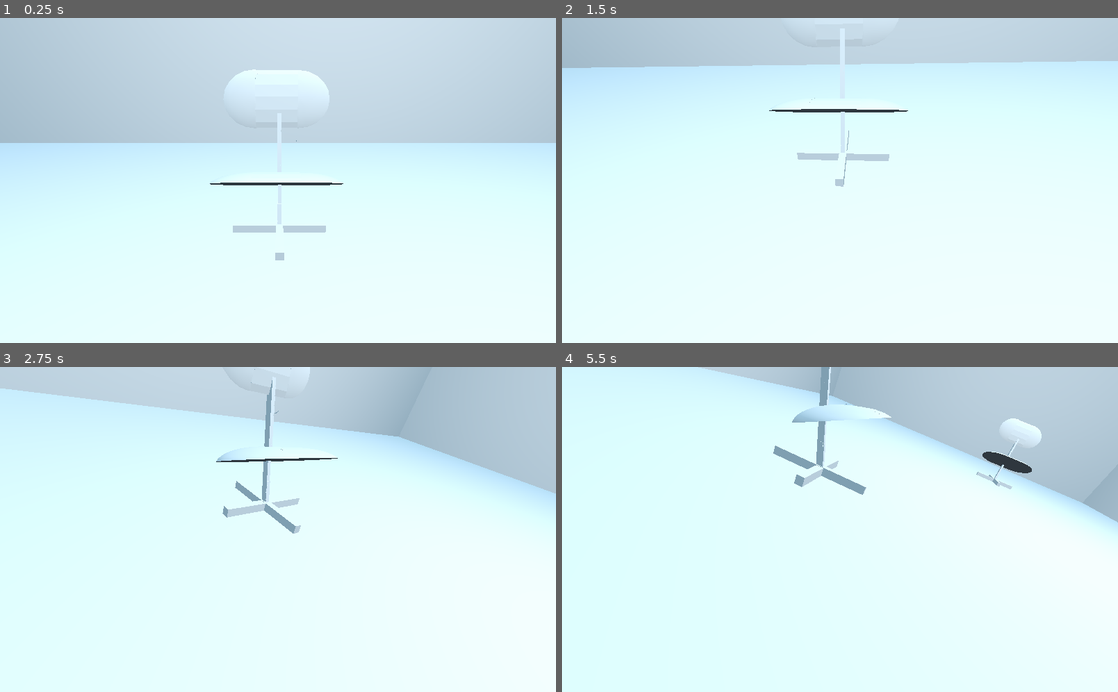
Above: before the commit, frames 1-4 (two rows, left to right).
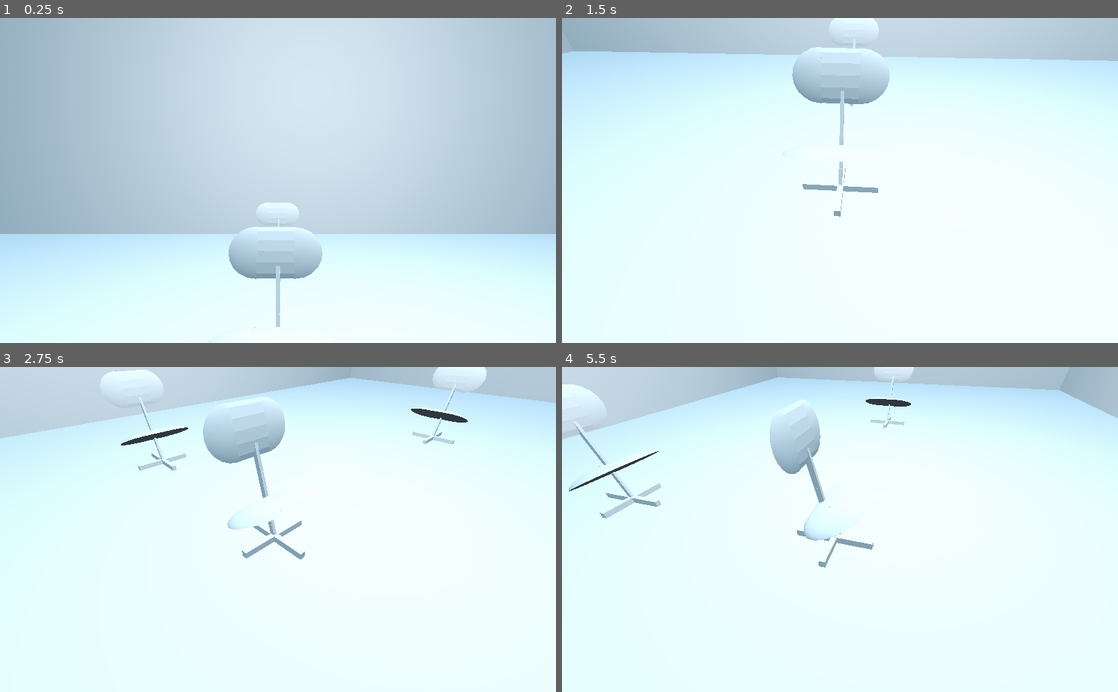
Above: after the commit, the same moments.

Repository: LCinder/EV
Game: Godot game, scene res://Scene1.tscn
Two runs of this game, one before a commit and one after it. Both use one fixed random seed, a clock stepped at 60 frames per second and the inputs below.
Inputs:
- Up to frame 1 (0.25 s): no input
- Up to frame 2 (1.5 s): tap Enter at 0.5 s; hold Down (Down Camera) 0.53-1.28 s; tap Left (Left Camera) at 1.35 s
- Up to frame 3 (2.75 s): tap Space at 2 s; hold Right (Right Camera) from 2.03 s (still down)
- Up to frame 4 (5.5 s): release Right (Right Camera) at 2.78 s; tap Up (Up Camera) at 2.85 s; tap Enter at 3.5, 5 s; hold Down (Down Camera) 3.53-4.28 s; tap Space at 4.25 s; tap Left (Left Camera) at 4.35 s; hold Right (Right Camera) from 5.03 s (still down)

The runs differ from the first frame. In frame 1, 32% of the frame differs, in the area x 0-100%, y 0-100%; in frame 2, 5.4%; in frame 3, 21%; in frame 4, 20%.

Commit message:
Practica 1 casi terminada

Diff:
--- a/Practicas/Practica 1/CameraOrbital.tscn
+++ b/Practicas/Practica 1/CameraOrbital.tscn
@@ -6,10 +6,10 @@
 [node name="Spatial" type="Spatial"]
 
 [node name="Spatial" type="Spatial" parent="."]
-transform = Transform( 1, 0, 0, 0, 1, 0, 0, 0, 1, 0, 0, 0 )
 script = ExtResource( 3 )
 
 [node name="Camera2" type="Camera" parent="Spatial"]
 transform = Transform( 1, 0, 0, 0, 1, 0, 0, 0, 1, 0, 0, 5 )
+current = true
 fov = 64.9678
 script = ExtResource( 1 )
--- a/Practicas/Practica 1/Castillo.tscn
+++ b/Practicas/Practica 1/Castillo.tscn
@@ -1,34 +1,70 @@
-[gd_scene format=2]
+[gd_scene load_steps=2 format=2]
+
+[ext_resource path="res://Entrada2.tscn" type="PackedScene" id=1]
 
 [node name="Castillo" type="CSGBox"]
-transform = Transform( 4.99554, 0, 0, 0, 4.35812, 0, 0, 0, 5.00339, -0.260685, 2.92548, -0.205818 )
+transform = Transform( 5, 0, 0, 0, 4.358, 0, 0, 0, 5.003, -0.260685, 5.18348, -0.205818 )
 width = 4.1124
-height = 1.34041
+height = 2.34265
 depth = 4.10064
 
 [node name="CSGBox" type="CSGBox" parent="."]
-transform = Transform( 1, 0, 0, 0, 1, 0, 0, 0, 1, 0, 0, 0 )
+transform = Transform( 1, 0, 0, 0, 1, 0, 0, 0, 1, 0, 0.0460079, 0 )
 operation = 2
 width = 3.92001
-height = 1.18072
+height = 2.2566
 depth = 3.82273
 
 [node name="Castillo3" type="CSGBox" parent="."]
-transform = Transform( 1, 0, 0, 0, 1, 0, 0, 0, 1, -0.118165, 0.190521, 0 )
-width = 3.71988
+transform = Transform( 1, 0, 0, 0, 1, 0, 0, 0, 1, 0.0393642, 0.18197, 0.0165292 )
+width = 3.9865
 height = 0.0993205
-depth = 4.12935
+depth = 4.03504
 
 [node name="Castillo4" type="CSGBox" parent="Castillo3"]
-transform = Transform( 1, 0, 0, 0, 1, 0, 0, 0, 1, 0, -0.0288822, 0 )
+transform = Transform( 1, 0, 0, 0, 0.999999, 0, 0, 0, 1, 0.0149191, -0.0288824, 0.448414 )
 operation = 2
-width = 1.6199
+width = 1.16294
 height = 0.340467
 depth = 1.47247
 
 [node name="Castillo5" type="CSGBox" parent="."]
-transform = Transform( 1, 0, 0, 0, 1, 0, 0, 0, 1, 0, 0.576502, 0 )
+transform = Transform( 1, 0, 0, 0, 1, 0, 0, 0, 1, 0, 1.25176, 0 )
 operation = 2
-width = 3.45021
+width = 4.59132
 height = 0.268663
-depth = 2.60972
+depth = 4.69503
+
+[node name="CSGBox3" type="CSGBox" parent="."]
+transform = Transform( -4.37115e-08, 0, 1, 0, 1, 0, -1, 0, -4.37115e-08, -0.988185, 0.671225, 0.00287689 )
+width = 3.85259
+height = 0.901122
+depth = 0.0845502
+
+[node name="Entrada" parent="CSGBox3" instance=ExtResource( 1 )]
+transform = Transform( 0.2, 0, -8.88178e-16, 0, 0.2, 0, 2.66454e-15, 0, 0.2, 1.04844, -0.0678207, -0.00947249 )
+
+[node name="CSGBox4" type="CSGBox" parent="."]
+transform = Transform( -4.37115e-08, 0, 1, 0, 1, 0, -1, 0, -4.37115e-08, 0.988, 0.671, 0.003 )
+width = 3.85259
+height = 0.901122
+depth = 0.0845502
+
+[node name="Entrada" parent="CSGBox4" instance=ExtResource( 1 )]
+transform = Transform( 0.2, 0, -8.88178e-16, 0, 0.2, 0, 2.66454e-15, 0, 0.2, 1.04844, -0.0678207, -0.00947249 )
+
+[node name="CSGSphere" parent="." instance=ExtResource( 1 )]
+transform = Transform( 0.4, 0, 0, 0, 0.4, 0, 0, 0, 0.4, 0.0603372, -0.324977, 1.98338 )
+
+[node name="CSGBox2" type="CSGBox" parent="."]
+transform = Transform( 1, 0, 0, 0, 1, 0, 0, 0, 1, 0.0497651, -0.194693, 0.431241 )
+width = 1.10385
+height = 0.828995
+depth = 2.91176
+
+[node name="CSGBox2" type="CSGBox" parent="CSGBox2"]
+transform = Transform( 1, 0, 0, 0, 0.823355, 0.567528, 0, -0.567528, 0.823355, 0, 1.19057, 0.714935 )
+operation = 2
+width = 1.22862
+height = 4.4347
+depth = 3.24198
--- a/Practicas/Practica 1/Entrada.tscn
+++ b/Practicas/Practica 1/Entrada.tscn
@@ -7,11 +7,11 @@
 depth = 7.5984
 
 [node name="CSGBox" type="CSGBox" parent="."]
-transform = Transform( 4, 0, 0, 0, 4, 0, 0, 0, 4, -0.476785, -3.08804, -2.32231 )
+transform = Transform( 4, 0, 0, 0, 4, 0, 0, 0, 4, -0.476785, -3.08804, -4.39888 )
 operation = 2
 width = 1.61293
 height = 2.0278
-depth = 3.10083
+depth = 4.79356
 
 [node name="CSGSphere" type="CSGSphere" parent="."]
 transform = Transform( 4, 0, 0, 0, 4, 0, 0, 0, 4, -0.480146, 0.969021, 3.37144 )
--- /dev/null
+++ b/Practicas/Practica 1/Entrada2.tscn
@@ -0,0 +1,14 @@
+[gd_scene format=2]
+
+[node name="CSGSphere" type="CSGSphere"]
+transform = Transform( 4, 0, 0, 0, 4, 0, 0, 0, 4, 6.20026, 0.969022, 2.88448 )
+operation = 2
+radius = 0.84474
+radial_segments = 20
+rings = 20
+
+[node name="CSGBox" type="CSGBox" parent="."]
+transform = Transform( 0.995749, 0, 0, 0, 1, 0, 0, 0, 0.151, -0.00612783, -1.01426, 0.0266349 )
+width = 1.61293
+height = 2.0278
+depth = 4.79356
--- a/Practicas/Practica 1/Scene.tscn
+++ b/Practicas/Practica 1/Scene.tscn
@@ -3,18 +3,16 @@
 [ext_resource path="res://Castillo.tscn" type="PackedScene" id=1]
 [ext_resource path="res://Torre.tscn" type="PackedScene" id=2]
 [ext_resource path="res://Palmera.tscn" type="PackedScene" id=3]
-[ext_resource path="res://Entrada.tscn" type="PackedScene" id=4]
 [ext_resource path="res://Torreon.tscn" type="PackedScene" id=5]
+[ext_resource path="res://CameraOrbital.tscn" type="PackedScene" id=6]
 
 [node name="Spatial" type="Spatial"]
 
-[node name="Camera" type="Camera" parent="."]
-transform = Transform( 0.942332, -0.135528, 0.30601, 0, 0.914339, 0.40495, -0.334679, -0.381597, 0.861611, 1.00313, 6.43142, 7.14008 )
-current = true
-fov = 53.0616
+[node name="CameraOrbital" parent="." instance=ExtResource( 6 )]
+transform = Transform( 7, 0, 0, 0, 7, 0, 0, 0, 7, 0, 28.9429, 0 )
 
 [node name="OmniLight" type="OmniLight" parent="."]
-transform = Transform( 1, 0, 0, 0, 1, 0, 0, 0, 1, -2.49797, 15.3497, 8.42964 )
+transform = Transform( 1, 0, 0, 0, 1, 0, 0, 0, 1, -2.49797, 15.3497, -13.543 )
 omni_range = 51.4825
 
 [node name="Torreon" parent="." instance=ExtResource( 5 )]
@@ -35,11 +33,8 @@
 [node name="Torre4" parent="." instance=ExtResource( 2 )]
 transform = Transform( 4.99554, 0, 0, 0, 4.35812, 0, 0, 0, 5.00339, -8.636, 5.16385, -12.128 )
 
-[node name="Entrada" parent="." instance=ExtResource( 4 )]
-transform = Transform( 0.499554, 0, 0, 0, 0.435812, 0, 0, 0, 0.500339, 0.157126, 3.36067, 11.5334 )
-
 [node name="Castillo" parent="." instance=ExtResource( 1 )]
-transform = Transform( 4.99554, 0, 0, 0, 4.35812, 0, 0, 0, 5.00339, -0.090199, 3.12233, 0.145379 )
+transform = Transform( 4.99554, 0, 0, 0, 4.35812, 0, 0, 0, 5.00339, -0.090199, 5.29587, 0.145379 )
 
 [node name="Palmera" parent="." instance=ExtResource( 3 )]
 transform = Transform( 0.402039, 0, 0, 0, 0.402039, 0, 0, 0, 0.402039, 16.3686, 1.33547, 9.94581 )
@@ -51,14 +46,6 @@
 depth = 158.197
 
 [node name="CSGBox" type="CSGBox" parent="."]
-transform = Transform( 1, 0, 0, 0, 1, 0, 0, 0, 1, 0.188251, 2.75739, -2.07052 )
-width = 7.55958
-height = 3.496
-depth = 2.91176
-
-[node name="CSGBox2" type="CSGBox" parent="CSGBox"]
-transform = Transform( 1, 0, 0, 0, 0.792311, 0.610118, 0, -0.610118, 0.792311, 0, 0.644581, 1.19847 )
-operation = 2
-width = 7.55958
-height = 6.9983
-depth = 3.24198
+transform = Transform( 1, 0, 0, 0, 1, 0, 0, 0, 1, 0, 7.59893, 11.4456 )
+width = 13.1551
+height = 3.20947
--- a/Practicas/Practica 1/Scene1.tscn
+++ b/Practicas/Practica 1/Scene1.tscn
@@ -5,8 +5,8 @@
 
 [node name="Spatial" type="Spatial"]
 
-[node name="Camera2" parent="." instance=ExtResource( 2 )]
-transform = Transform( 1, 0, 0, 0, 0.934578, 0.35576, 0, -0.35576, 0.934578, 0, 1.04901, -6.35945 )
+[node name="CameraOrbital" parent="." instance=ExtResource( 2 )]
+transform = Transform( 1, 0, 0, 0, 1, 0, 0, 0, 1, 0, 4.16444, 0.434006 )
 
 [node name="OmniLight" type="OmniLight" parent="."]
 transform = Transform( 1, 0, 0, 0, 1, 0, 0, 0, 1, 2.71781, 11.5305, 1.04061 )
@@ -17,6 +17,9 @@
 
 [node name="Silla" parent="." instance=ExtResource( 1 )]
 transform = Transform( 1.13133e-08, 4.2222e-08, -1, 0.965926, -0.258819, 0, -0.258819, -0.965926, -4.37114e-08, 0.0287464, 1.11165, -6.69536 )
+
+[node name="Silla5" parent="." instance=ExtResource( 1 )]
+transform = Transform( 1.13133e-08, 4.2222e-08, -1, 0.965926, -0.258819, 0, -0.258819, -0.965926, -4.37114e-08, 0, 1.112, 0 )
 
 [node name="Silla2" parent="." instance=ExtResource( 1 )]
 transform = Transform( -0.258819, -0.965926, 0, 0.965926, -0.258819, 0, 0, 0, 1, -9.45552, 1.11165, 0.0254402 )
--- a/Practicas/Practica 1/Silla.tscn
+++ b/Practicas/Practica 1/Silla.tscn
@@ -27,7 +27,7 @@
 rings = 20
 
 [node name="CSGMesh2" type="CSGMesh" parent="CSGSphere3"]
-transform = Transform( 1, 2.98314e-08, -5.82077e-11, -2.98605e-08, 1, 0, 1.60071e-10, 1.49012e-08, 1, -1.02454, -0.0414981, 0.00200009 )
+transform = Transform( 1, 2.98896e-08, 5.52973e-10, -2.98023e-08, 1, 0, 1.30967e-10, -1.3411e-07, 1, -1.19444, -0.0414989, 0.00174475 )
 operation = 2
 mesh = SubResource( 1 )
 
